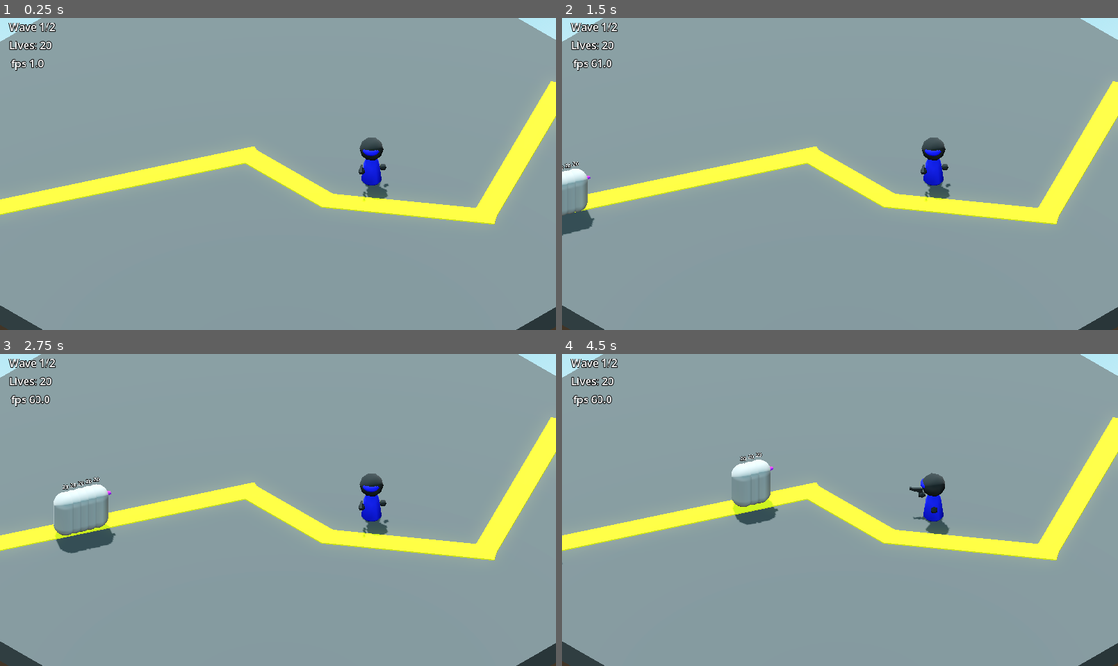
Above: before the commit, frames 1-4 (two rows, left to right).
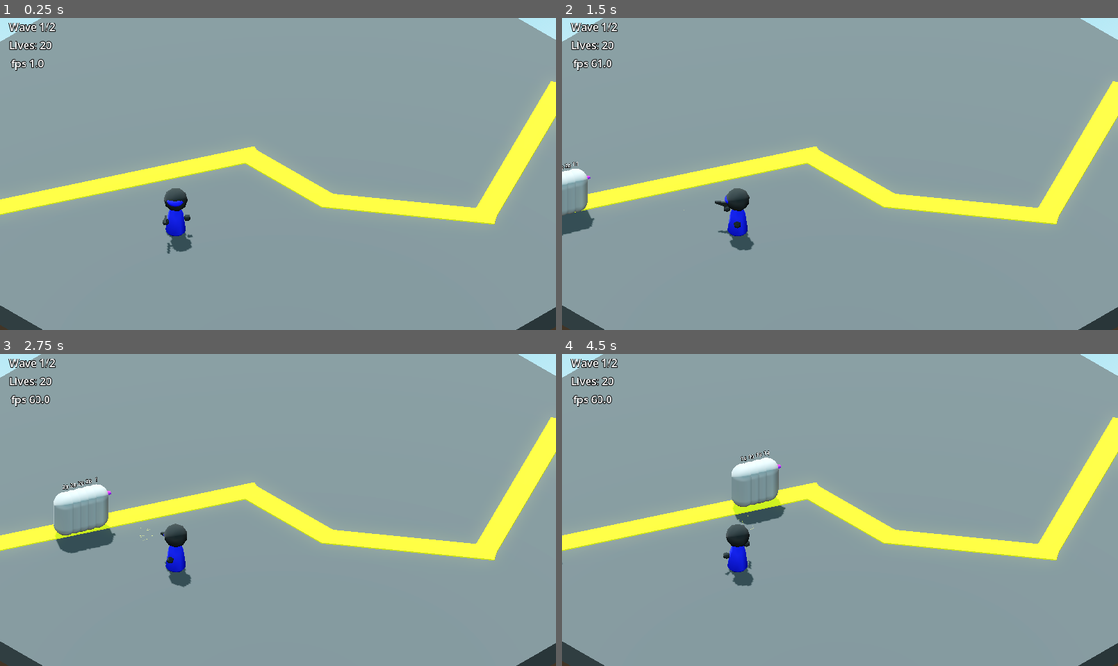
Above: after the commit, the same moments.

Repository: mathiasscherer2007/tower-defense
Game: Godot game, scene res://Scenes/main.tscn
Same seed, same stepped clock (60 frames per second), same inputs: the game is played once before the commit and once after it.
Inputs:
- Up to frame 1 (0.25 s): no input
- Up to frame 2 (1.5 s): tap Enter at 0.5 s
- Up to frame 3 (2.75 s): no input
- Up to frame 4 (4.5 s): no input

The runs differ from the first frame. In frame 1, 1.4% of the frame differs, in the area x 29-70%, y 38-76%; in frame 2, 1.4%; in frame 3, 1.4%; in frame 4, 1.8%, in the area x 29-70%, y 30-75%.

Commit message:
Add targeting types to tower

Diff:
--- a/Scenes/Levels/test/test1.tscn
+++ b/Scenes/Levels/test/test1.tscn
@@ -28,9 +28,6 @@
 "tilts": PackedFloat32Array(0, 0, 0, 0, 0)
 }
 point_count = 5
-
-[sub_resource type="StandardMaterial3D" id="StandardMaterial3D_x2qse"]
-albedo_color = Color(0.24840015, 0.24840018, 0.24840012, 1)
 
 [sub_resource type="Resource" id="Resource_7wf1s"]
 script = ExtResource("5_7wf1s")
@@ -66,6 +63,9 @@
 sub_waves = Array[ExtResource("5_7wf1s")]([SubResource("Resource_w0m1m")])
 metadata/_custom_type_script = "uid://c7qvossit4a6q"
 
+[sub_resource type="StandardMaterial3D" id="StandardMaterial3D_x2qse"]
+albedo_color = Color(0.24840015, 0.24840018, 0.24840012, 1)
+
 [node name="Level" unique_id=2011401683 instance=ExtResource("1_7joup")]
 
 [node name="DirectionalLight3D" type="DirectionalLight3D" parent="." index="0" unique_id=1734798752]
@@ -76,21 +76,25 @@
 [node name="WorldEnvironment" type="WorldEnvironment" parent="." index="1" unique_id=2044530278]
 environment = SubResource("Environment_u46i1")
 
-[node name="EnemyHandler" parent="." index="2" unique_id=932929914]
-transform = Transform3D(-4.371139e-08, 0, 1, 0, 1, 0, -1, 0, -4.371139e-08, 0, 0.05, 3)
-curve = SubResource("Curve3D_y5gs5")
-
-[node name="Camera3D" parent="." index="3" unique_id=1009776428]
+[node name="Camera3D" parent="." index="2" unique_id=1009776428]
 transform = Transform3D(0.7071068, 0.4055798, -0.579228, 0, 0.81915206, 0.57357645, 0.7071068, -0.4055798, 0.579228, -9.72, 9.555, 9.629)
 size = 13.0
 near = 0.01
 far = 100.0
 
+[node name="EnemyHandler" parent="." index="3" unique_id=932929914]
+transform = Transform3D(-4.371139e-08, 0, 1, 0, 1, 0, -1, 0, -4.371139e-08, 0, 0.05, 3)
+curve = SubResource("Curve3D_y5gs5")
+
 [node name="TestBasic" parent="Towers" parent_id_path=PackedInt32Array(1765927691) index="0" unique_id=1272181662 instance=ExtResource("2_y5gs5")]
-transform = Transform3D(-0.64278764, 0, 0.76604444, 0, 1, 0, -0.76604444, 0, -0.64278764, 2.319121, 0, 3.0994253)
-damage = 10.0
-pierce = 2
-cooldown = 1.0
+transform = Transform3D(-0.64278764, 0, 0.76604444, 0, 1, 0, -0.76604444, 0, -0.64278764, -6.0529943, 0, -0.064600945)
+targeting_type = 2
+damage = 1.0
+pierce = 5
+cooldown = 0.1
+
+[node name="WaveHandler" parent="." index="5" unique_id=932217088]
+waves = Array[ExtResource("4_4faxc")]([SubResource("Resource_4faxc"), SubResource("Resource_avmbn")])
 
 [node name="Geometry" type="Node3D" parent="." index="6" unique_id=1567942913]
 
@@ -121,6 +125,3 @@
 transform = Transform3D(-4.3711392e-08, 0, 1.0000001, 0, 1, 0, -1.0000001, 0, -4.3711392e-08, 2.5851102, -0.4499492, -0.011767387)
 material_override = ExtResource("3_u46i1")
 size = Vector3(1, 1, 5.139489)
-
-[node name="WaveHandler" parent="." index="7" unique_id=932217088]
-waves = Array[ExtResource("4_4faxc")]([SubResource("Resource_4faxc"), SubResource("Resource_avmbn")])
--- a/Scenes/Towers/test/testbasic.tscn
+++ b/Scenes/Towers/test/testbasic.tscn
@@ -161,6 +161,7 @@
 
 [node name="TestBasic" unique_id=1272181662 node_paths=PackedStringArray("look_meshes", "rotate_meshes") instance=ExtResource("1_lcgip")]
 max_range = 10.0
+targeting_type = 1
 projectile = ExtResource("2_hoax2")
 damage = 5.0
 cooldown = 1.5
--- a/Scripts/Enemies/enemy.gd
+++ b/Scripts/Enemies/enemy.gd
@@ -16,6 +16,7 @@
 
 func setup(n_path_follow: PathFollow3D):
 	path_follow = n_path_follow
+	path_follow.set_loop(false)
 
 
 func _ready() -> void:
@@ -37,3 +38,10 @@
 		queue_free()
 
 	health_number.text = str(int(ceil(health)))
+
+
+func get_path_progress() -> Dictionary:
+	return {
+		"progress": path_follow.get_progress(),
+		"progress_ratio": path_follow.get_progress_ratio()
+	}
--- a/Scripts/Towers/tower.gd
+++ b/Scripts/Towers/tower.gd
@@ -1,9 +1,11 @@
 class_name Tower extends Node3D
 
-# TODO: more robust targeting system, make tower shoot enemy that is furthest in the track
+
+enum targeting_types {FIRST, LAST, CLOSE, STRONG} # will only implement first for now
 
 ## Radius of the range area in meters
 @export var max_range: float
+@export var targeting_type: targeting_types = targeting_types.FIRST
 ## Projectile shot by the tower
 @export_group("Projectile Properties")
 @export var projectile: PackedScene
@@ -15,12 +17,12 @@
 @export_group("Mesh Properties")
 ## Meshes that look at target in all axis
 @export var look_meshes: Array[Node3D]
-## Meshes that look at target but don't rotate on the Y axis
+## Meshes that look at target only in the Y axis
 @export var rotate_meshes: Array[Node3D]
 
 var projectile_args: Dictionary
 var can_shoot: bool = true
-var enemies: Array
+var enemies_in_range: Array = []
 
 @onready var range_area = $Range/CollisionShape3D
 @onready var projectile_container = $Projectiles
@@ -42,15 +44,16 @@
 
 
 func _process(_delta: float) -> void:
-	if len(enemies) > 0:
-		shoot(enemies[0])
+	if len(enemies_in_range) > 0:
+		shoot()
 
 
-func shoot(enemy: Area3D) -> void:
+func shoot() -> void:
 	if can_shoot:
 		self.can_shoot = false
 
-		var enemy_pos: Vector3 = enemy.global_position
+		var target: Enemy = determine_target(targeting_type)
+		var enemy_pos: Vector3 = target.global_position
 
 		for node in look_meshes:
 			node.look_at(enemy_pos)
@@ -68,15 +71,54 @@
 		timer.connect("timeout", _on_cooldown_timeout)
 
 
+func determine_target(targeting: targeting_types) -> Enemy:
+	var result = enemies_in_range[0]
+
+	match targeting:
+		targeting_types.FIRST:
+			var dist = 0
+			for enemy in enemies_in_range:
+				var progress = enemy.get_path_progress().get("progress")
+				if progress > dist:
+					dist = progress
+					result = enemy
+
+		targeting_types.LAST:
+			var dist = enemies_in_range[0].get_path_progress().get("progress")
+			for enemy in enemies_in_range:
+				var progress = enemy.get_path_progress().get("progress")
+				if progress < dist:
+					dist = progress
+					result = enemy
+
+		targeting_types.CLOSE:
+			var smallest_distance = self.global_position.distance_to(enemies_in_range[0].global_position)
+			for enemy in enemies_in_range:
+				var distance = self.global_position.distance_to(enemy.global_position)
+				if distance < smallest_distance:
+					smallest_distance = distance
+					result = enemy
+
+		targeting_types.STRONG:
+			var biggest_health = enemies_in_range[0].health
+			for enemy in enemies_in_range:
+				var health = enemy.health
+				if health > biggest_health:
+					biggest_health = health
+					result = enemy
+
+	return result
+
+
 func _on_cooldown_timeout() -> void:
 	self.can_shoot = true
 
 
 func _on_range_area_entered(area: Area3D) -> void:
-	if area not in enemies:
-		enemies.append(area)
+	if area.get_parent() not in enemies_in_range:
+		enemies_in_range.append(area.get_parent())
 
 
 func _on_range_area_exited(area: Area3D) -> void:
-	if area in enemies:
-		enemies.erase(area)
+	if area.get_parent() in enemies_in_range:
+		enemies_in_range.erase(area.get_parent())
